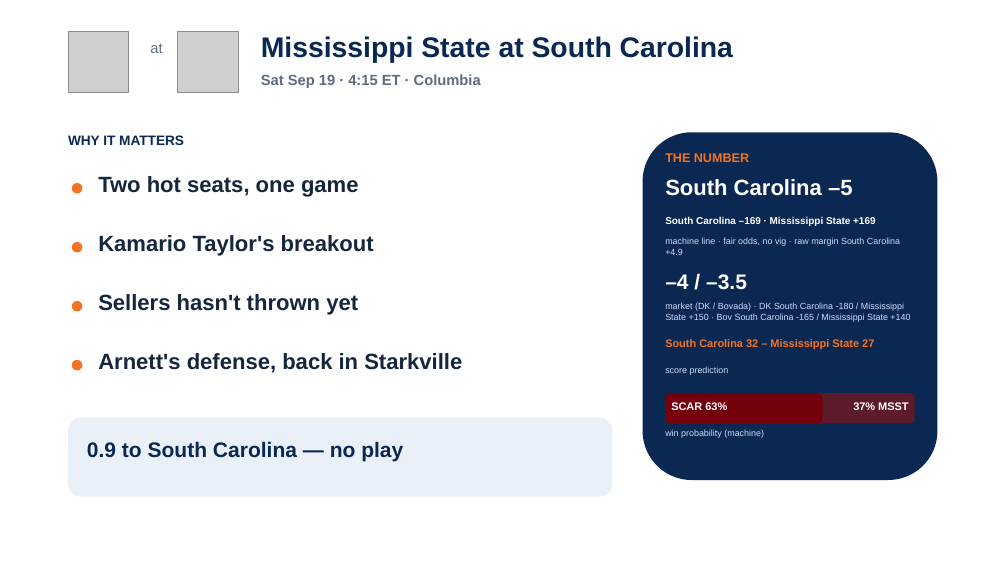
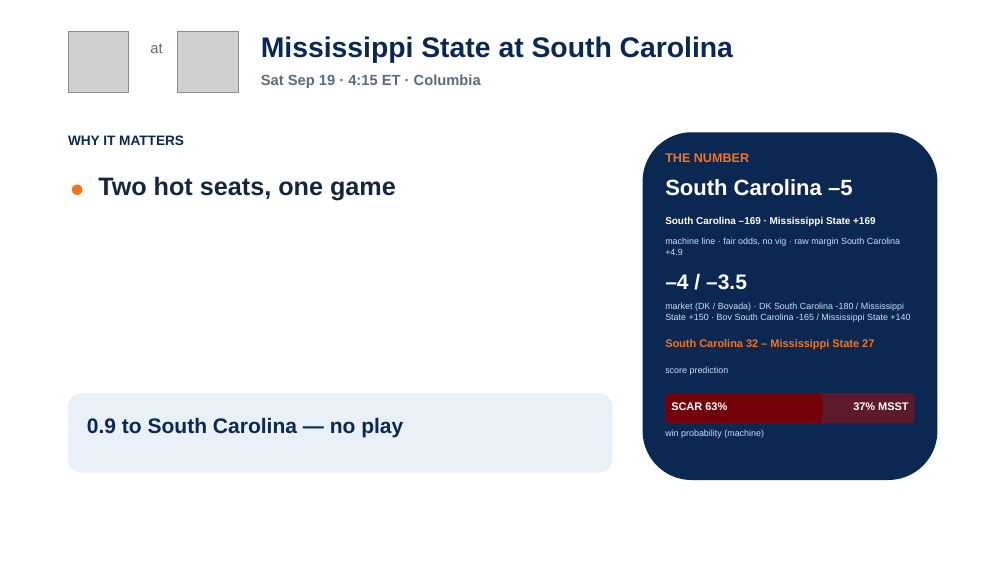
Before and after one commit to lucasalvarezflorida-lab/ncaa-fbs-analytics, a slide deck: slide 12 of decks/2026_Week3_Episode4.pptx. Drawn at 1008x567 pixels with LibreOffice and Linux fonts; fonts in the diff are those of the drawing; grey boxes stand for pictures. Boxes give left, top, right and bottom in pixels: in the first picture for what was removed or moved away, otherwise in the second. Text is boxed around its words. In the diff, an @@ line names an element or a change of style, - is before the commit and + after.

```diff
--- a/decks/2026_Week3_Episode4.pptx
+++ b/decks/2026_Week3_Episode4.pptx
@@ text "Two hot seats, one game" at box(98, 176, 396, 200): size 21 to 24 pt @@
@@ text removed at box(98, 235, 374, 256) @@
-Kamario Taylor's breakout
@@ ellipse removed at box(72, 242, 82, 253) @@
@@ text removed at box(98, 294, 358, 315) @@
-Sellers hasn't thrown yet
@@ ellipse removed at box(72, 301, 82, 312) @@
@@ text removed at box(98, 353, 462, 373) @@
-Arnett's defense, back in Starkville
@@ ellipse removed at box(72, 360, 82, 371) @@
@@ rounded rectangle: place and size @@
-rounded rectangle at box(68, 417, 613, 497)
+rounded rectangle at box(68, 393, 613, 473)
@@ text "0.9 to South Carolina — ...": place and size @@
-text "0.9 to South Carolina — ..." at box(87, 441, 403, 461)
+text "0.9 to South Carolina — ..." at box(87, 417, 403, 437)
```
Also in this commit, not shown: 14 other slides changed, 2 other files.
